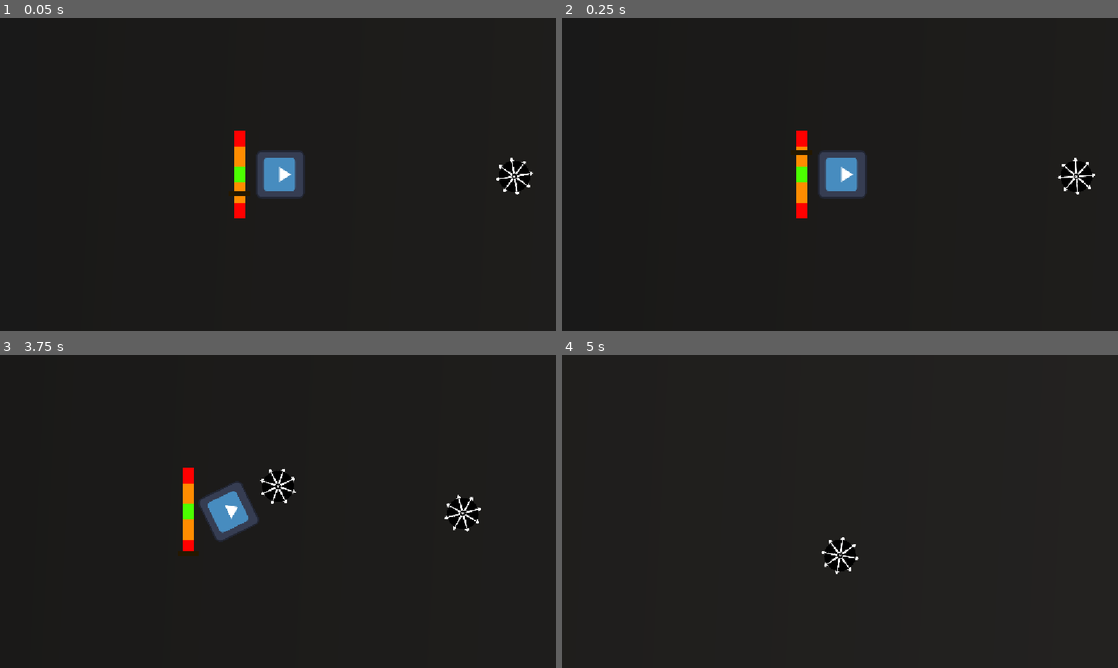
Above: before the commit, frames 1-4 (two rows, left to right).
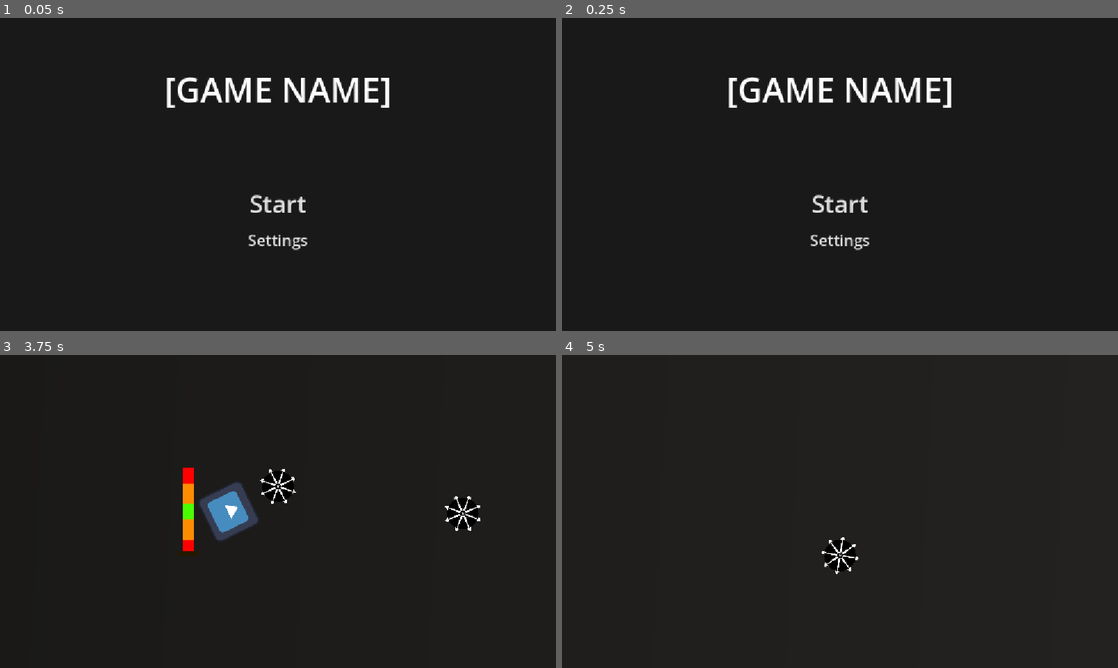
Above: after the commit, the same moments.

Repository: ryder-james/AVerySeriousGameJam
Game: Godot game, scene res://ui/main_menu.tscn
The game is run twice, just before and just after one commit, with the same random seed, the same clock (stepped at 60 frames per second) and the same inputs. Before the commit the project starts from res://map.tscn. The engine's default icon, where the game draws it, is replaced by a stand-in: a white triangle on a blue panel in a dark square.
Inputs (mouse positions are in pixels of both pictures, inside the frame that each line leads up to):
- Up to frame 1 (0.05 s): no input
- Up to frame 2 (0.25 s): no input
- Up to frame 3 (3.75 s): click (278, 577) at 0.5 s, where only the run after the commit has a clickable "Settings"; click (278, 539) at 1.25 s, where only the run after the commit has a clickable "Start"; hold A (ccw) 2.03-2.78 s; tap D (cw) at 2.85 s; tap Space (launch) at 3.6 s
- Up to frame 4 (5 s): tap A (ccw) at 4.35 s

The runs differ from the first frame. In frame 1, 4.5% of the frame differs, in the area x 30-96%, y 18-75%; in frame 2, 4.5%; in frame 3, 0.2%; in frame 4, nothing differs.

Commit message:
Base Menu Flow

Diff:
--- a/game.gd
+++ b/game.gd
@@ -6,3 +6,9 @@
 
 func reset_game() -> void:
 	get_tree().reload_current_scene()
+
+func enter_shop():
+	get_tree().change_scene_to_file("res://ui/shop_menu.tscn")
+
+func goto_game():
+	get_tree().change_scene_to_file("res://map.tscn")
--- a/map.tscn
+++ b/map.tscn
@@ -3,6 +3,7 @@
 [ext_resource type="PackedScene" uid="uid://bwpfbwm75cowr" path="res://beyblade/beyblade.tscn" id="1_e0an3"]
 [ext_resource type="PackedScene" uid="uid://dhgk3hubrdxdw" path="res://beyblade/launcher.tscn" id="2_p5pve"]
 [ext_resource type="PackedScene" uid="uid://dc5slvb8uo1vp" path="res://enemy.tscn" id="4_p5pve"]
+[ext_resource type="PackedScene" uid="uid://cb1spbobf24cr" path="res://ui/end_run_menu.tscn" id="5_urblq"]
 [ext_resource type="Texture2D" uid="uid://cjwdr17fkjfje" path="res://bg.png" id="7_71pa8"]
 
 [sub_resource type="PhysicsMaterial" id="PhysicsMaterial_71pa8"]
@@ -49,3 +50,8 @@
 
 [node name="Enemy" parent="." unique_id=1776879099 instance=ExtResource("4_p5pve")]
 position = Vector2(760, 5)
+
+[node name="CanvasLayer" type="CanvasLayer" parent="." unique_id=1817127367]
+visible = false
+
+[node name="EndRunMenu" parent="CanvasLayer" unique_id=843066510 instance=ExtResource("5_urblq")]
--- a/project.godot
+++ b/project.godot
@@ -11,7 +11,7 @@
 [application]
 
 config/name="SeriousGameJam"
-run/main_scene="uid://dsvuxkanp4mji"
+run/main_scene="uid://djx0audro2pmg"
 config/features=PackedStringArray("4.7", "GL Compatibility")
 config/icon="res://icon.svg"
 
--- /dev/null
+++ b/ui/end_run_menu.gd
@@ -0,0 +1,13 @@
+extends Control
+
+func _ready():
+	%RestartButton.pressed.connect(_restart)
+	%ShopButton.pressed.connect(_goto_shop)
+
+func _restart() -> void:
+	get_tree().paused = false
+	Game.reset_game()
+
+
+func _goto_shop():
+	Game.enter_shop()
--- a/ui/end_run_menu.tscn
+++ b/ui/end_run_menu.tscn
@@ -1,8 +1,9 @@
 [gd_scene format=3 uid="uid://cb1spbobf24cr"]
 
-[ext_resource type="Texture2D" uid="uid://dwqyok7413lhk" path="res://ui/border.png" id="1_okgya"]
-[ext_resource type="Texture2D" uid="uid://bhof6mpijbtsm" path="res://ui/restart_button.png" id="2_kkfu8"]
-[ext_resource type="Texture2D" uid="uid://cd7ag86v4kbtl" path="res://ui/shop_button.png" id="3_stfcq"]
+[ext_resource type="Script" uid="uid://hwifecs7of6w" path="res://ui/end_run_menu.gd" id="1_kkfu8"]
+[ext_resource type="Texture2D" uid="uid://dwqyok7413lhk" path="res://ui/imgs/border.png" id="1_okgya"]
+[ext_resource type="Texture2D" uid="uid://bhof6mpijbtsm" path="res://ui/imgs/restart_button.png" id="2_kkfu8"]
+[ext_resource type="Texture2D" uid="uid://cd7ag86v4kbtl" path="res://ui/imgs/shop_button.png" id="3_stfcq"]
 
 [node name="EndRunMenu" type="Control" unique_id=843066510]
 layout_mode = 3
@@ -11,6 +12,7 @@
 anchor_bottom = 1.0
 grow_horizontal = 2
 grow_vertical = 2
+script = ExtResource("1_kkfu8")
 
 [node name="CenterContainer" type="CenterContainer" parent="." unique_id=774155424]
 layout_mode = 1
@@ -60,6 +62,7 @@
 theme_override_constants/margin_bottom = 10
 
 [node name="ShopButton" type="TextureButton" parent="CenterContainer/ButtonPanel/MarginContainer/HBoxContainer/ShopContainer/MarginContainer" unique_id=476315611]
+unique_name_in_owner = true
 layout_mode = 2
 texture_normal = ExtResource("3_stfcq")
 
@@ -82,5 +85,6 @@
 theme_override_constants/margin_bottom = 10
 
 [node name="RestartButton" type="TextureButton" parent="CenterContainer/ButtonPanel/MarginContainer/HBoxContainer/RestartContainer/MarginContainer2" unique_id=843140658]
+unique_name_in_owner = true
 layout_mode = 2
 texture_normal = ExtResource("2_kkfu8")
--- /dev/null
+++ b/ui/main_menu.gd
@@ -0,0 +1,13 @@
+extends Node2D
+
+func _ready():
+	%Start.pressed.connect(_start)
+	%Settings.pressed.connect(_show_settings)
+
+func _start() -> void:
+	Game.goto_game()
+
+
+func _show_settings():
+	#TODO: Make settings sub menu visible, hide other buttons, add settings
+	return
--- a/ui/main_menu.tscn
+++ b/ui/main_menu.tscn
@@ -1,6 +1,9 @@
 [gd_scene format=3 uid="uid://djx0audro2pmg"]
 
+[ext_resource type="Script" uid="uid://cp3tostk70tky" path="res://ui/main_menu.gd" id="1_t7e0r"]
+
 [node name="MainMenu" type="Node2D" unique_id=394547681]
+script = ExtResource("1_t7e0r")
 
 [node name="CanvasLayer" type="CanvasLayer" parent="." unique_id=747687149]
 
@@ -30,13 +33,14 @@
 size_flags_horizontal = 4
 theme_override_constants/separation = 10
 
-[node name="Start" type="Label" parent="CanvasLayer/MarginContainer/VBoxContainer/VBoxContainer" unique_id=212951593]
+[node name="Start" type="Button" parent="CanvasLayer/MarginContainer/VBoxContainer/VBoxContainer" unique_id=560747583]
+unique_name_in_owner = true
 layout_mode = 2
 theme_override_font_sizes/font_size = 50
 text = "Start"
-horizontal_alignment = 1
 
-[node name="Settings" type="Label" parent="CanvasLayer/MarginContainer/VBoxContainer/VBoxContainer" unique_id=1376380115]
+[node name="Settings" type="Button" parent="CanvasLayer/MarginContainer/VBoxContainer/VBoxContainer" unique_id=2000951847]
+unique_name_in_owner = true
 layout_mode = 2
 theme_override_font_sizes/font_size = 32
 text = "Settings"
--- /dev/null
+++ b/ui/shop_menu.gd
@@ -0,0 +1,7 @@
+extends Node2D
+
+func _ready():
+	%GoToGame.pressed.connect(_start)
+
+func _start() -> void:
+	Game.goto_game()
--- a/ui/shop_menu.tscn
+++ b/ui/shop_menu.tscn
@@ -1,6 +1,7 @@
 [gd_scene format=3 uid="uid://b017qwd2w7vf8"]
 
-[ext_resource type="Texture2D" uid="uid://coth0afsssikg" path="res://ui/shop_banner.png" id="1_6evd7"]
+[ext_resource type="Texture2D" uid="uid://coth0afsssikg" path="res://ui/imgs/shop_banner.png" id="1_6evd7"]
+[ext_resource type="Script" uid="uid://cj7ygmtr2bxy2" path="res://ui/shop_menu.gd" id="1_du5fs"]
 [ext_resource type="Texture2D" uid="uid://ciwv2ue4b2qry" path="res://ui/icons/launchspeed_icon.png" id="2_7t64a"]
 [ext_resource type="Texture2D" uid="uid://bwhl8ap5l5m0f" path="res://ui/icons/buy_icon.png" id="3_flcvk"]
 [ext_resource type="Texture2D" uid="uid://c6eqqaqekpojx" path="res://ui/icons/launchspin_icon.png" id="4_jdy6d"]
@@ -9,6 +10,7 @@
 [ext_resource type="Texture2D" uid="uid://b4diiqe3rdo76" path="res://ui/icons/rim_icon.png" id="7_winol"]
 
 [node name="ShopMenu" type="Node2D" unique_id=704457891]
+script = ExtResource("1_du5fs")
 
 [node name="CanvasLayer" type="CanvasLayer" parent="." unique_id=1126320280]
 
@@ -213,7 +215,8 @@
 theme_override_constants/separation = 600
 alignment = 1
 
-[node name="Label" type="Label" parent="CanvasLayer/MarginContainer/VBoxContainer/HBoxContainer" unique_id=1931722106]
+[node name="GoToGame" type="Button" parent="CanvasLayer/MarginContainer/VBoxContainer/HBoxContainer" unique_id=1357694148]
+unique_name_in_owner = true
 layout_mode = 2
 text = "Start Run"
 
Not shown, added: ui/end_run_menu.gd.uid
Renamed: ui/border.png -> ui/imgs/border.png
Not shown, changed: ui/imgs/border.png.import
Renamed: ui/restart_button.png -> ui/imgs/restart_button.png
Not shown, changed: ui/imgs/restart_button.png.import
Renamed: ui/shop_banner.png -> ui/imgs/shop_banner.png
Not shown, changed: ui/imgs/shop_banner.png.import
Renamed: ui/shop_button.png -> ui/imgs/shop_button.png
Not shown, changed: ui/imgs/shop_button.png.import
Not shown, added: ui/main_menu.gd.uid
Not shown, added: ui/shop_menu.gd.uid
